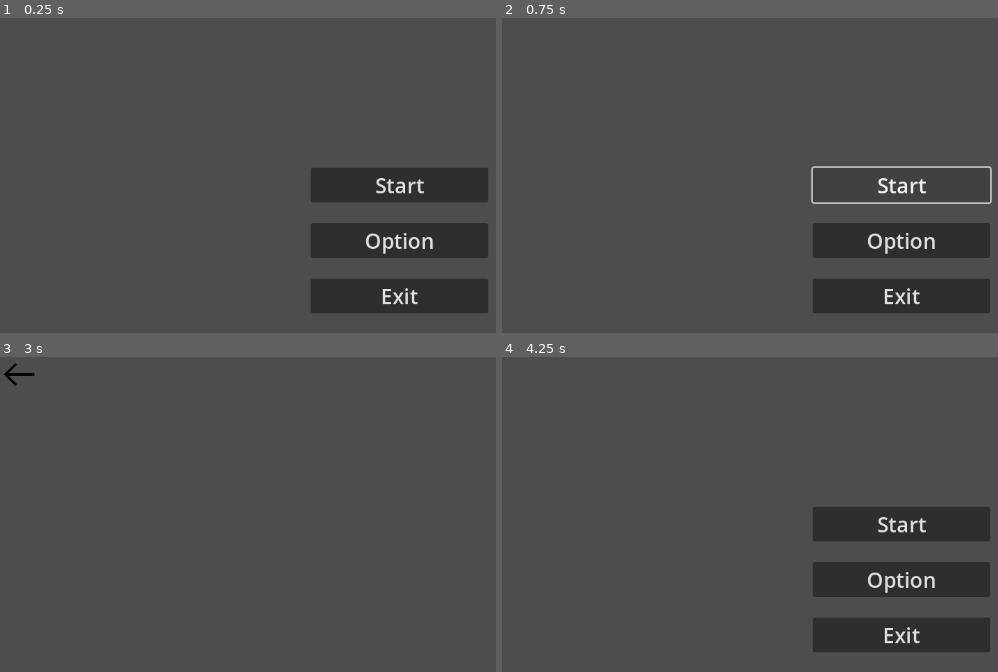
Above: before the commit, frames 1-4 (two rows, left to right).
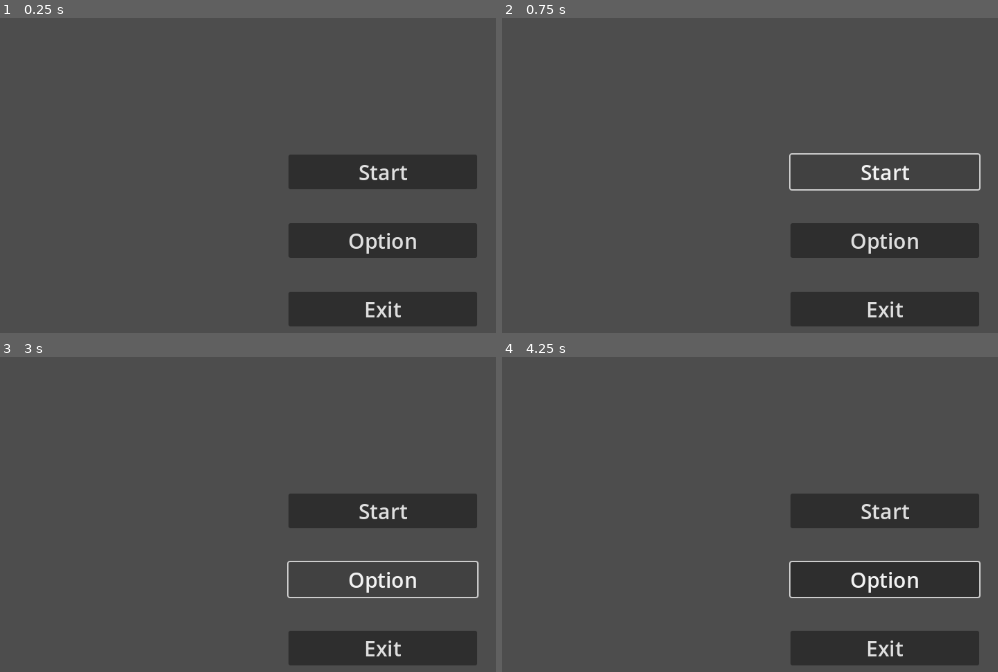
Above: after the commit, the same moments.

Repository: Zapzoop/chritmasgamejam
Game: Godot game, scene res://main_menu/mainmenu.tscn
The game is run twice, just before and just after one commit, with the same random seed, the same clock (stepped at 60 frames per second) and the same inputs. After the commit the project has no main scene; this scene is started directly in both runs.
Inputs (mouse positions are in pixels of both pictures, inside the frame that each line leads up to):
- Up to frame 1 (0.25 s): no input
- Up to frame 2 (0.75 s): click "Start" at 0.5 s
- Up to frame 3 (3 s): click "Start" at 1.25 s; click "Start" at 2 s; click "Option" at 2.75 s
- Up to frame 4 (4.25 s): click (521, 375) at 3.52 s

The runs differ from the first frame. In frame 1, 8.7% of the frame differs, in the area x 58-99%, y 43-98%; in frame 2, 6.5%; in frame 3, 8.8%; in frame 4, 9.0%, in the area x 57-99%, y 43-98%.
Error after the commit: Parse Error: Identifier "Global" not declared in the current scope. (res://main_menu/mainmenu.gd:19)

Commit message:
let's se
i fixed the one with a danger signal

Diff:
--- a/global/global.gd
+++ b/global/global.gd
@@ -11,12 +11,15 @@
 	callback.connect(_on_callback)
 
 func _on_change_scene(caller,callee):
+	print("emitted 2.0")
 	remember = caller.duplicate()
 	if callee == "options":
 		get_tree().change_scene_to_file(options)
 
 func _on_callback(calleename,calleeobj):
 	if calleename == "options":
+		print("received")
+		print(remember)
 		calleeobj.queue_free()
 		get_tree().get_root().add_child(remember)
 		get_tree().set_current_scene(remember)
--- a/main_menu/mainmenu.tscn
+++ b/main_menu/mainmenu.tscn
@@ -1,29 +1,27 @@
 [gd_scene load_steps=2 format=3 uid="uid://bbmf1tywq1u2v"]
 
-[ext_resource type="Script" path="res://main_menu/mainmenu.gd" id="1_no5mc"]
+[ext_resource type="Script" path="res://main_menu/mainmenu.gd" id="1_fpnir"]
 
-[node name="mainmenu" type="Control"]
+[node name="Mainmenu" type="Control"]
 layout_mode = 3
 anchors_preset = 15
 anchor_right = 1.0
 anchor_bottom = 1.0
 grow_horizontal = 2
 grow_vertical = 2
-script = ExtResource("1_no5mc")
-metadata/_edit_use_anchors_ = true
+script = ExtResource("1_fpnir")
 
 [node name="VBoxContainer" type="VBoxContainer" parent="."]
 layout_mode = 1
-anchors_preset = 13
-anchor_left = 0.5
-anchor_right = 0.5
+anchors_preset = -1
+anchor_left = 0.361111
+anchor_right = 0.59809
 anchor_bottom = 1.0
-offset_left = -128.0
-offset_right = 128.0
 grow_horizontal = 2
 grow_vertical = 2
-theme_override_constants/separation = 30
+theme_override_constants/separation = 49
 alignment = 1
+metadata/_edit_use_anchors_ = true
 
 [node name="start" type="Button" parent="VBoxContainer"]
 layout_mode = 2
--- a/project.godot
+++ b/project.godot
@@ -11,10 +11,5 @@
 [application]
 
 config/name="christmasgamejam"
-run/main_scene="res://main_menu/mainmenu.tscn"
 config/features=PackedStringArray("4.2", "Forward Plus")
 config/icon="res://icon.svg"
-
-[autoload]
-
-Global="*res://global/global.gd"
